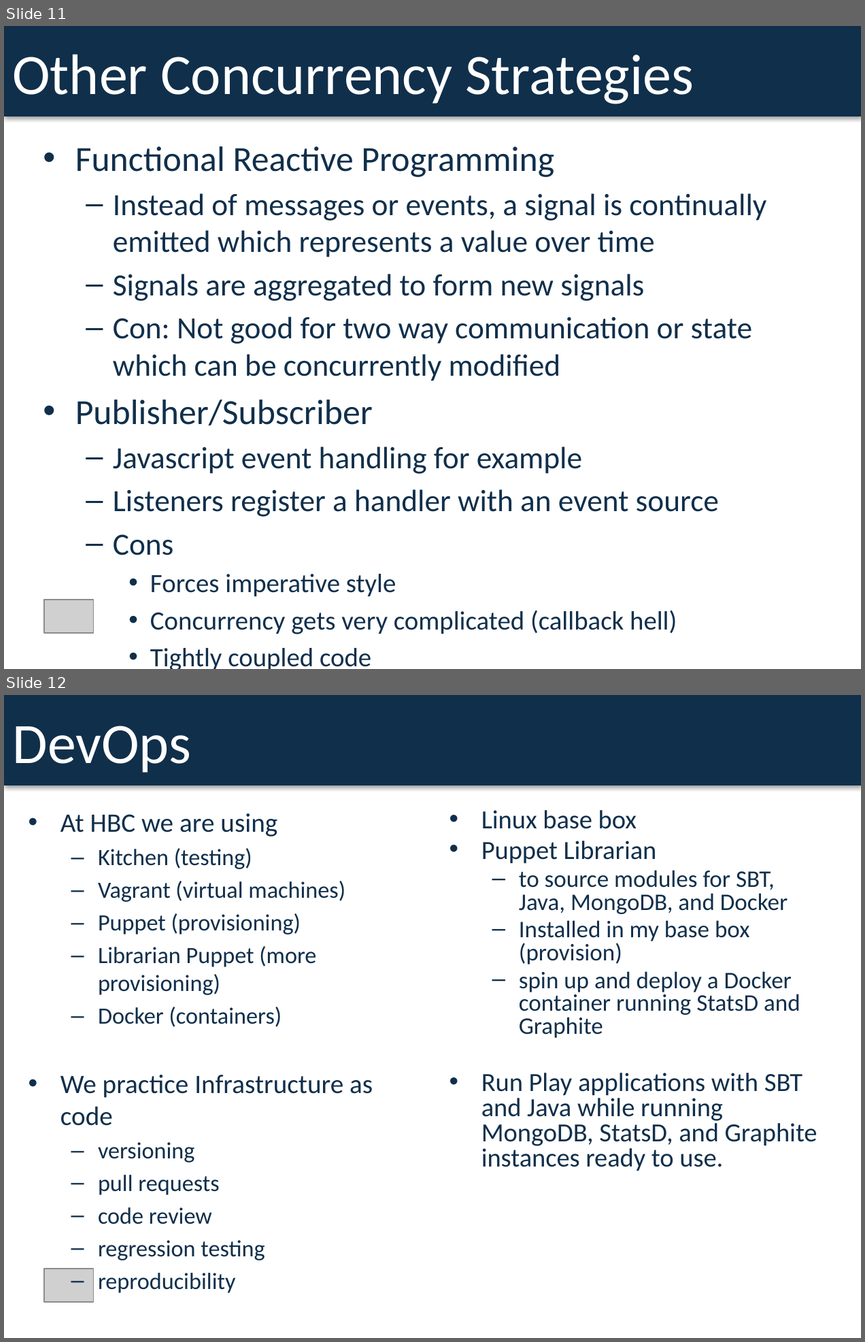
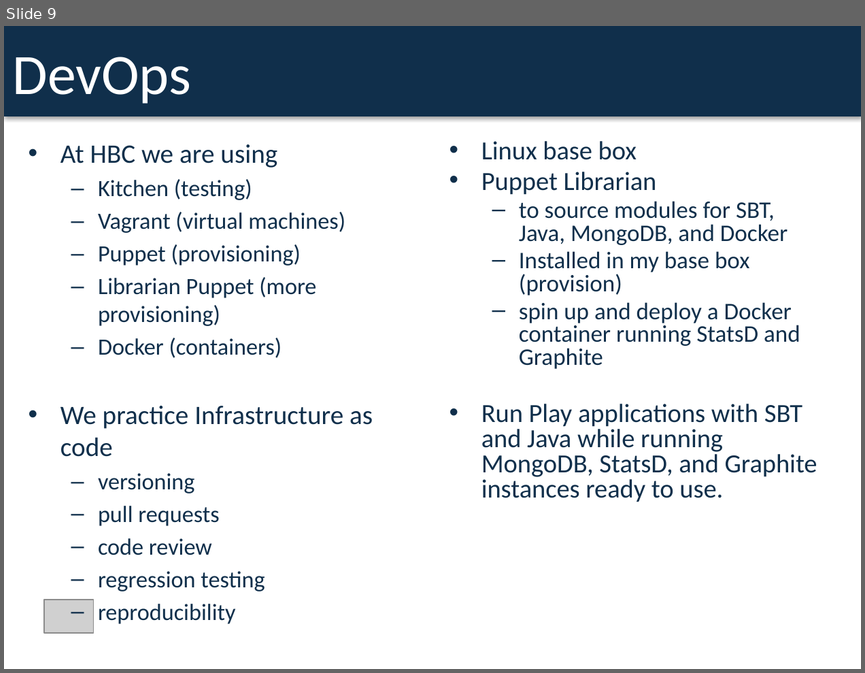
Before and after one commit to dspeele/react-vs-shared-state-inventory, a slide deck: React Vs Shared State Deck.pptx. Shown one above the other, each under a label of ours: slides 11 and 12 before the commit, slide 9 after it. The pictures are 865x1342 and 865x673 pixels, drawn with LibreOffice and Linux fonts; fonts in the diff are those of the drawing; grey boxes stand for pictures. Boxes give left, top, right and bottom in pixels: in the first picture for what was removed or moved away, otherwise in the second. Text is boxed around its words. In the diff, an @@ line names an element or a change of style, - is before the commit and + after.

```diff
--- a/React Vs Shared State Deck.pptx
+++ b/React Vs Shared State Deck.pptx
@@ slide 11 removed at (4, 26, 861, 669), background #FFFFFF @@
@@ rectangle removed at (4, 26, 861, 116) @@
-Other Concurrency Strategies
@@ text removed at (75, 146, 766, 634) @@
-• Functional Reactive Programming
-  – Instead of messages or events, a signal is continually emitted which represents a value over time
-  – Signals are aggregated to form new signals
-  – Con: Not good for two way communication or state which can be concurrently modified
-• Publisher/Subscriber
-  – Javascript event handling for example
-  – Listeners register a handler with an event source
-  – Cons
-    • Forces imperative style
-    • Concurrency gets very complicated (callback hell)
-    • Tightly coupled code
@@ picture removed at (44, 599, 94, 633) @@
@@ what was slide 12 is now slide 9 @@
```
Also in this commit, not shown: 4 slides changed, 2 other slides removed.
